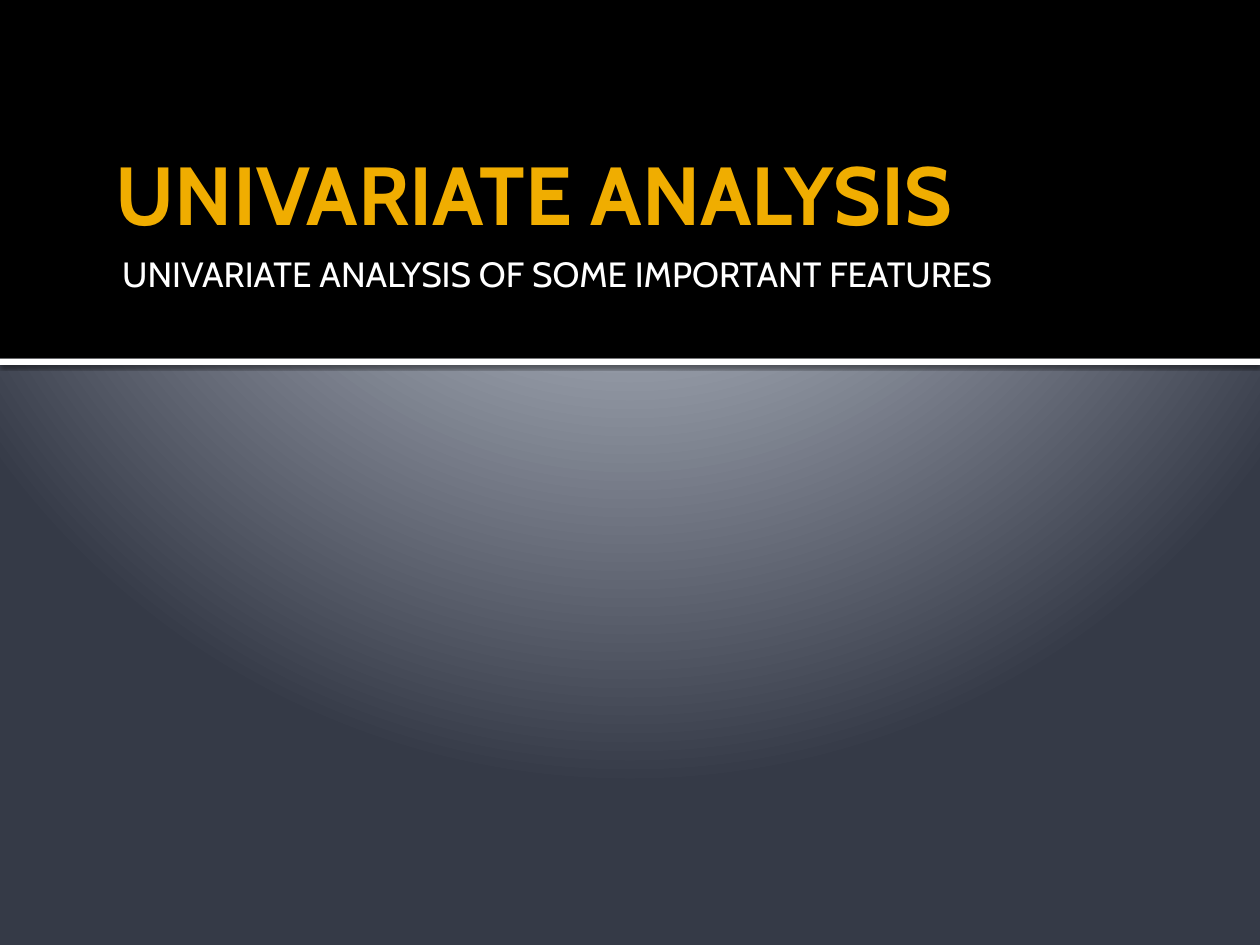
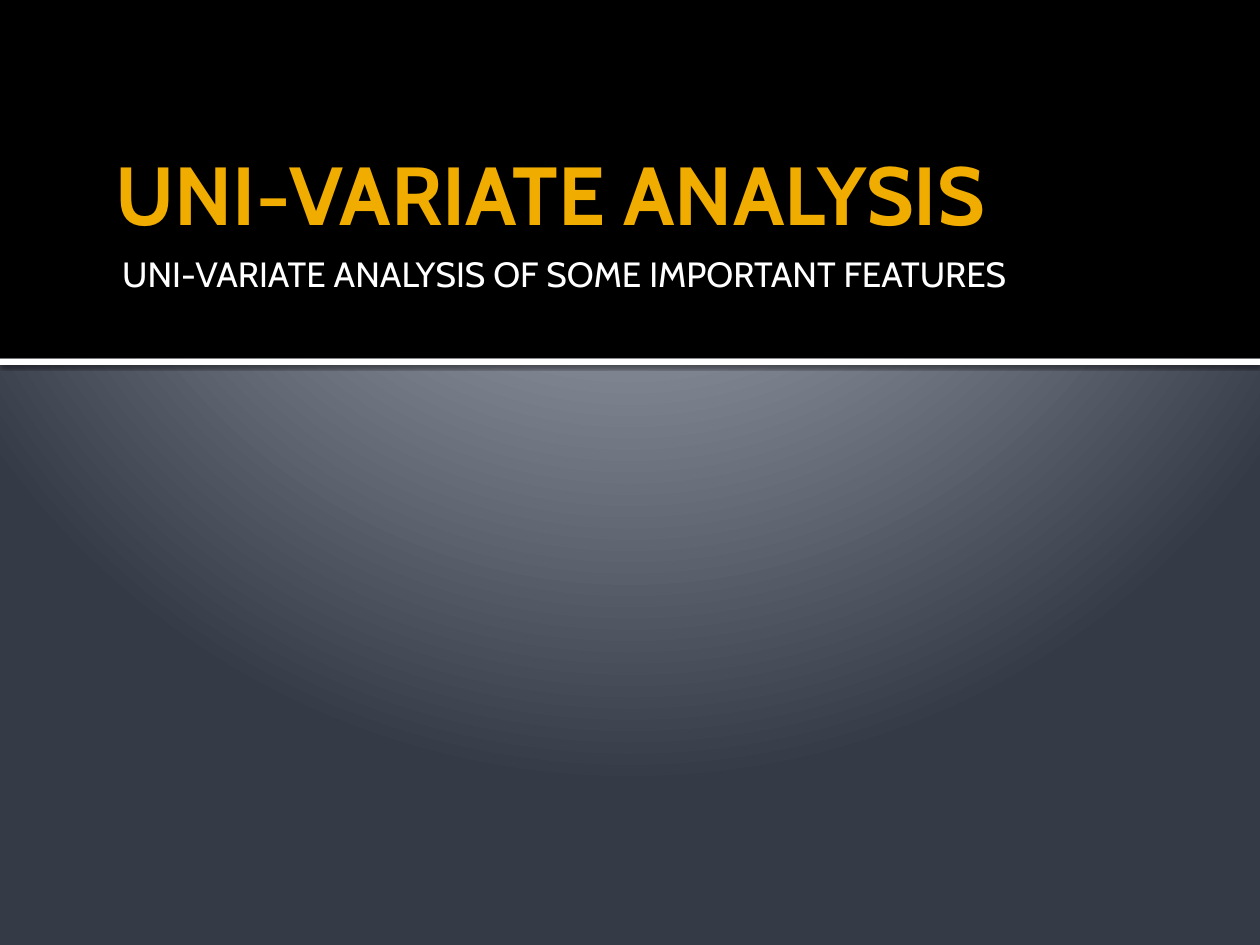
Before and after one commit to SuPaTeT/Code-Plateau-Group-2-Tanzania-Project, a slide deck: slide 4 of TANZANIA TOURIST REPORT.pptx. Drawn at 1260x945 pixels with LibreOffice and Linux fonts; fonts in the diff are those of the drawing. Boxes give left, top, right and bottom in pixels: in the first picture for what was removed or moved away, otherwise in the second. Text is boxed around its words. In the diff, an @@ line names an element or a change of style, - is before the commit and + after.

```diff
--- a/TANZANIA TOURIST REPORT.pptx
+++ b/TANZANIA TOURIST REPORT.pptx
@@ background gradient #C1C5D3 to #BFC4D2 to #353B47 to gradient #C0C6D2 to #353A47 @@
@@ title at <box>116,166,985,226</box>: text changed @@
-UNIVARIATE ANALYSIS
+UNI-VARIATE ANALYSIS
@@ text at <box>122,262,1007,288</box>: text changed @@
-UNIVARIATE ANALYSIS OF SOME IMPORTANT FEATURES
+UNI-VARIATE ANALYSIS OF SOME IMPORTANT FEATURES
```
Also in this commit, not shown: 23 other slides changed, 1 slide added, 1 slide removed, 1 other file.
